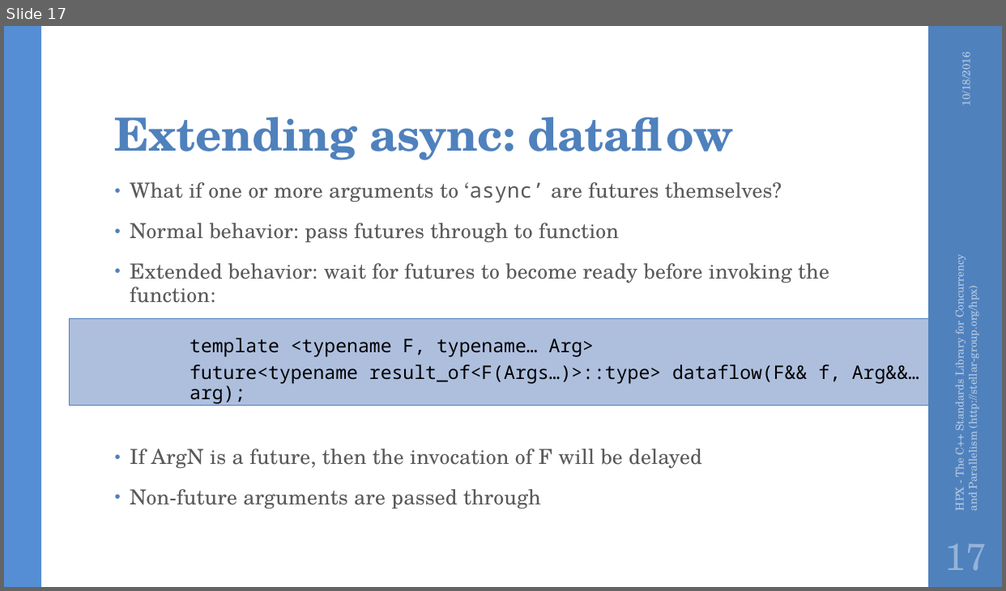
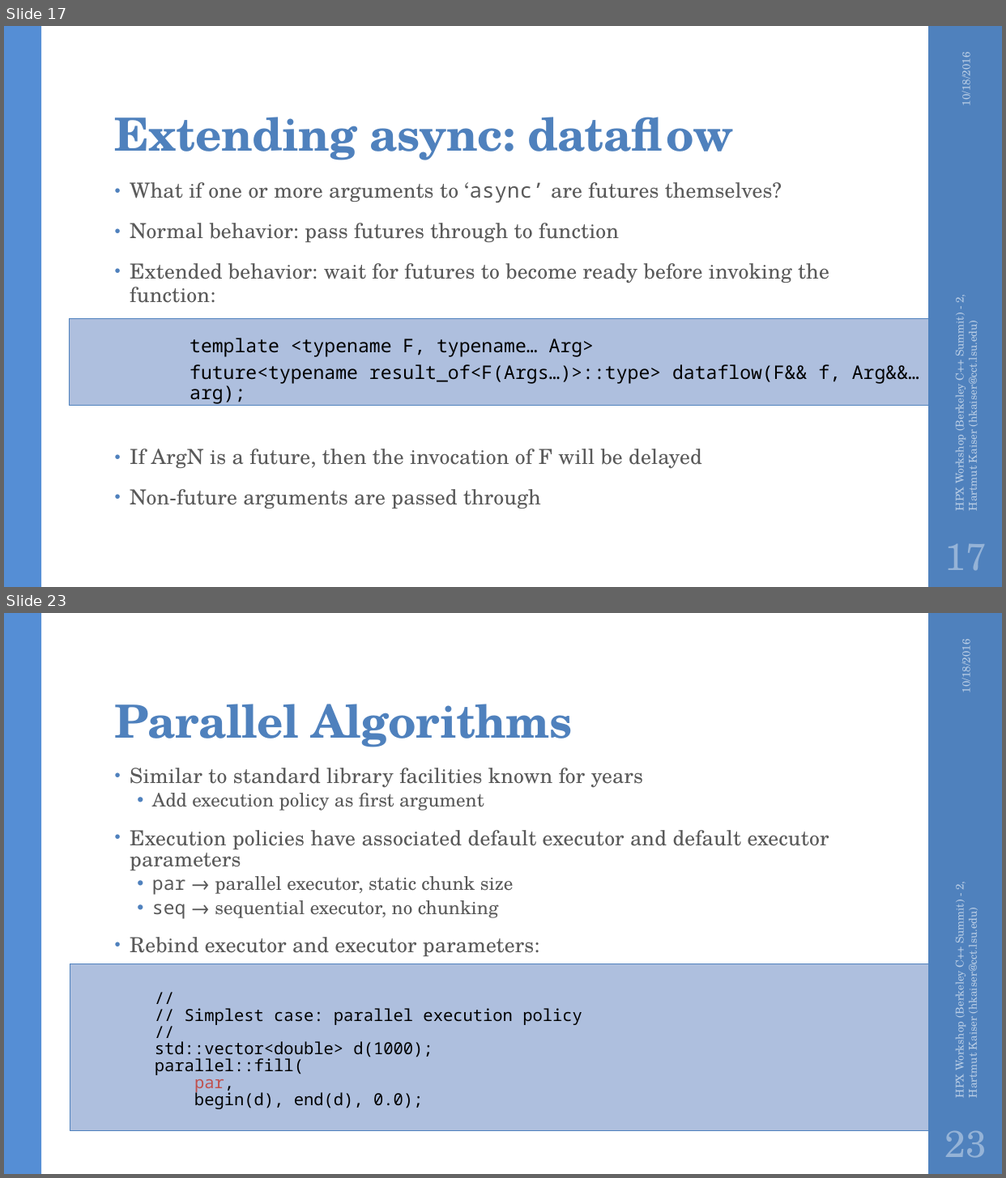
Before and after one commit to STEllAR-GROUP/tutorials, a slide deck: lbl2016/HPX Workshop (Berkeley C++ Summit) - 2.pptx. Shown one above the other, each under a label of ours: slide 17 before the commit, slides 17 and 23 after it; the slides between them are not shown. The pictures are 1006x591 and 1006x1178 pixels, drawn with LibreOffice and Linux fonts; fonts in the diff are those of the drawing; background and template pictures are left out. Boxes give left, top, right and bottom in pixels: in the first picture for what was removed or moved away, otherwise in the second. Text is boxed around its words. In the diff, an @@ line names an element or a change of style, - is before the commit and + after.

```diff
--- a/lbl2016/HPX Workshop (Berkeley C++ Summit) - 2.pptx
+++ b/lbl2016/HPX Workshop (Berkeley C++ Summit) - 2.pptx
@@ slide 23 added at (4,613,1002,1174), background #FFFFFF; not listed: 2 template elements that a slide beside it also shows @@
@@ text added at (957,644,974,692), 10.5 pt, text #B9CDE5 @@
+10/18/2016
@@ title added at (115,704,572,747), 44 pt, text #4F81BD, bold @@
+Parallel Algorithms
@@ text added at (130,768,829,1110), 20 pt, text #595959 @@
+• Similar to standard library facilities known for years
+  • Add execution policy as first argument
+• Execution policies have associated default executor and default executor parameters
+  • par → parallel executor, static chunk size
+  • seq → sequential executor, no chunking
+• Rebind executor and executor parameters:
+    //
+    // Simplest case: parallel execution policy
+    //
+    std::vector<double> d(1000);
+    parallel::fill(
+    par,
+    begin(d), end(d), 0.0);
@@ text added at (951,882,980,1097), 10.5 pt, text #B9CDE5 @@
+HPX Workshop (Berkeley C++ Summit) - 2, Hartmut Kaiser (hkaiser@cct.lsu.edu)
@@ rectangle added at (70,964,928,1131), fill #AFC0DF, outline #4F81BD 0.75 pt @@
@@ page number added at (945,1131,987,1158), 36 pt, text #95B3D7 @@
+23
@@ slide 17 changed as well @@
@@ text at (951,295,980,510): text changed @@
-HPX - The C++ Standards Library for Concurrency and Parallelism (http://stellar-group.org/hpx)
+HPX Workshop (Berkeley C++ Summit) - 2, Hartmut Kaiser (hkaiser@cct.lsu.edu)
```
Also in this commit, not shown: 17 other slides changed, 24 other slides added, 4 other files.
